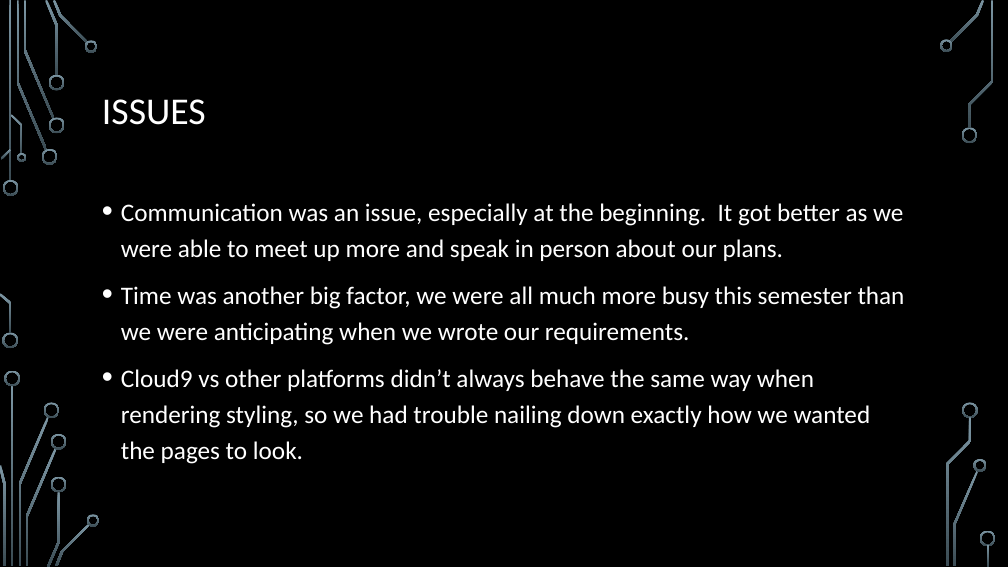
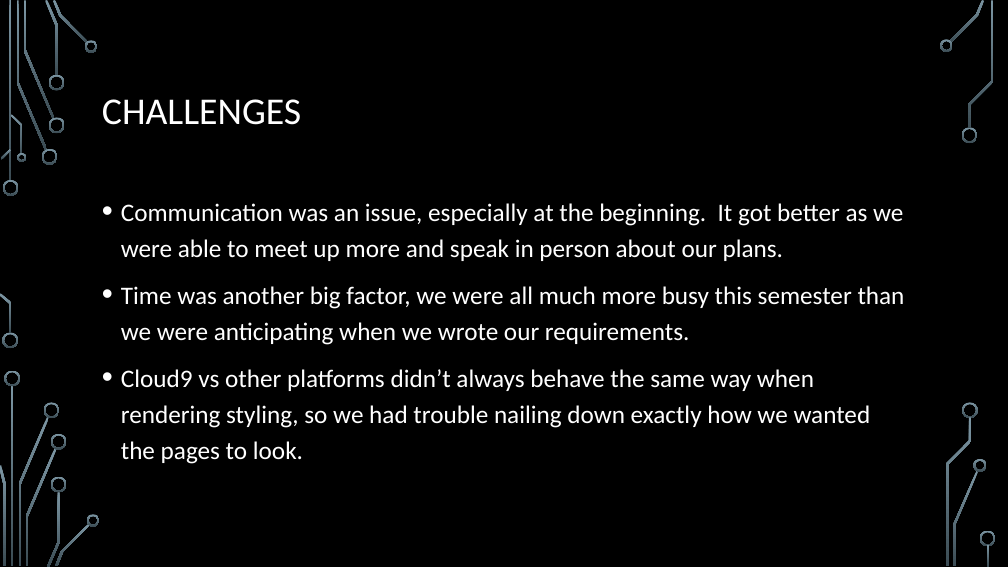
Before and after one commit to sundmm/CS372-Course-Project, a slide deck: slide 9 of Course project.pptx (slide 8 before the commit). Drawn at 1008x567 pixels with LibreOffice and Linux fonts; fonts in the diff are those of the drawing; background and template pictures are left out. Boxes give left, top, right and bottom in pixels: in the first picture for what was removed or moved away, otherwise in the second. Text is boxed around its words. In the diff, an @@ line names an element or a change of style, - is before the commit and + after.

Commit message:
Final presentation

```diff
--- a/Course project.pptx
+++ b/Course project.pptx
@@ title at <box>102,99,301,125</box>: text changed @@
-ISSUES
+CHALLENGES
```
